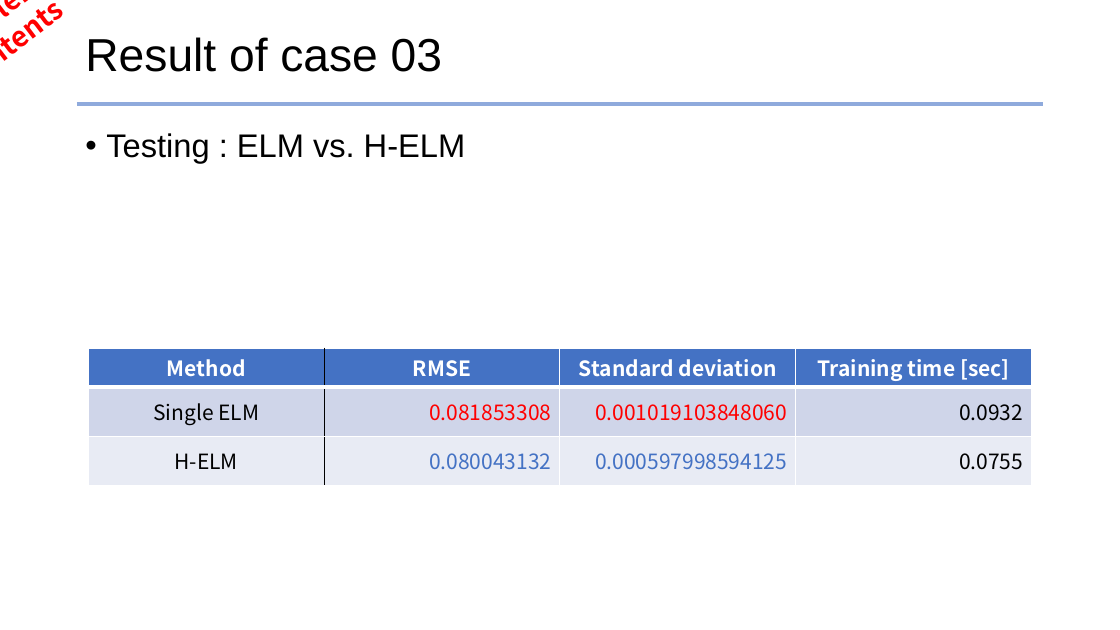
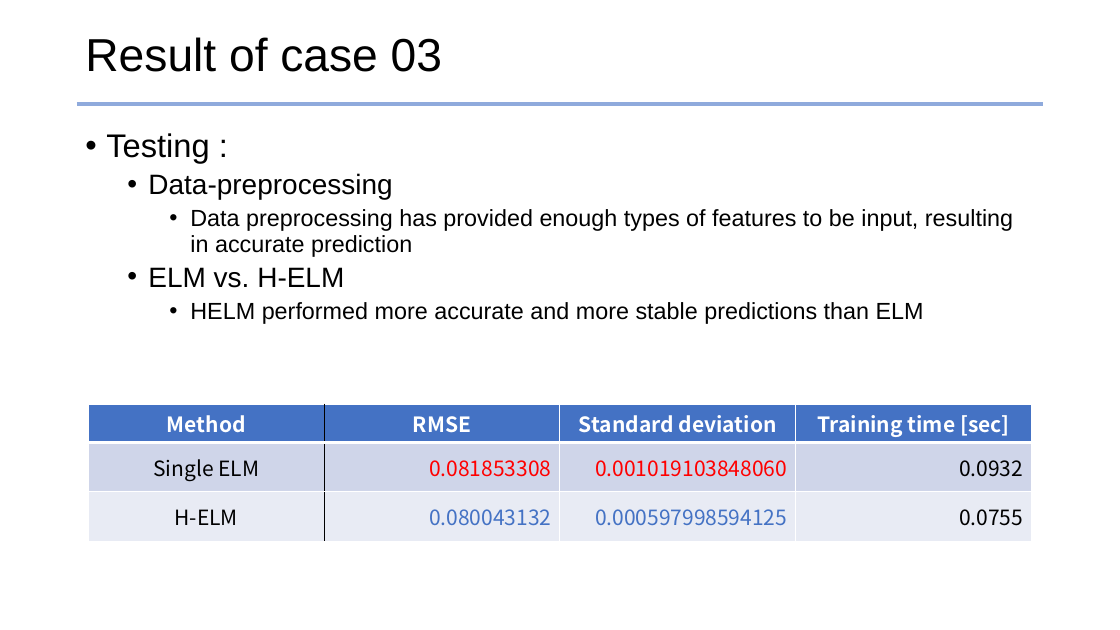
Before and after one commit to jhyun0919/STLF_of_Australian_NEM_by_H-ELM, a slide deck: slide 30 of ppt_slides/prepare_ELM2017_26MAY2017.pptx. Drawn at 1120x630 pixels with LibreOffice and Linux fonts; fonts in the diff are those of the drawing. Boxes give left, top, right and bottom in pixels: in the first picture for what was removed or moved away, otherwise in the second. Text is boxed around its words. In the diff, an @@ line names an element or a change of style, - is before the commit and + after.

```diff
--- a/ppt_slides/prepare_ELM2017_26MAY2017.pptx
+++ b/ppt_slides/prepare_ELM2017_26MAY2017.pptx
@@ text removed at (0,0,153,101) @@
-Need supplementary contents
@@ text at (106,133,1013,324): text changed; size 28 to 20 pt @@
-• Testing : ELM vs. H-ELM
+• Testing :
+  • Data-preprocessing
+    • Data preprocessing has provided enough types of features to be input, resulting in accurate prediction
+  • ELM vs. H-ELM
+    • HELM performed more accurate and more stable predictions than ELM
@@ table: place and size @@
-table at (88,349,1033,484)
+table at (88,404,1033,539)
```
Also in this commit, not shown: 8 other slides changed.
